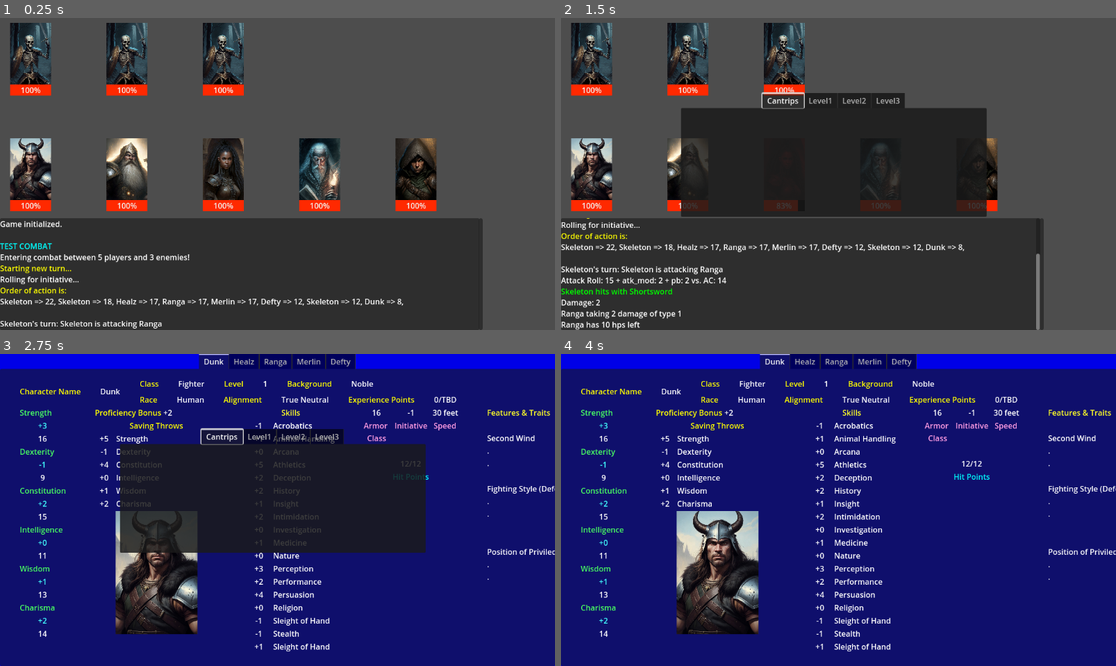
Above: before the commit, frames 1-4 (two rows, left to right).
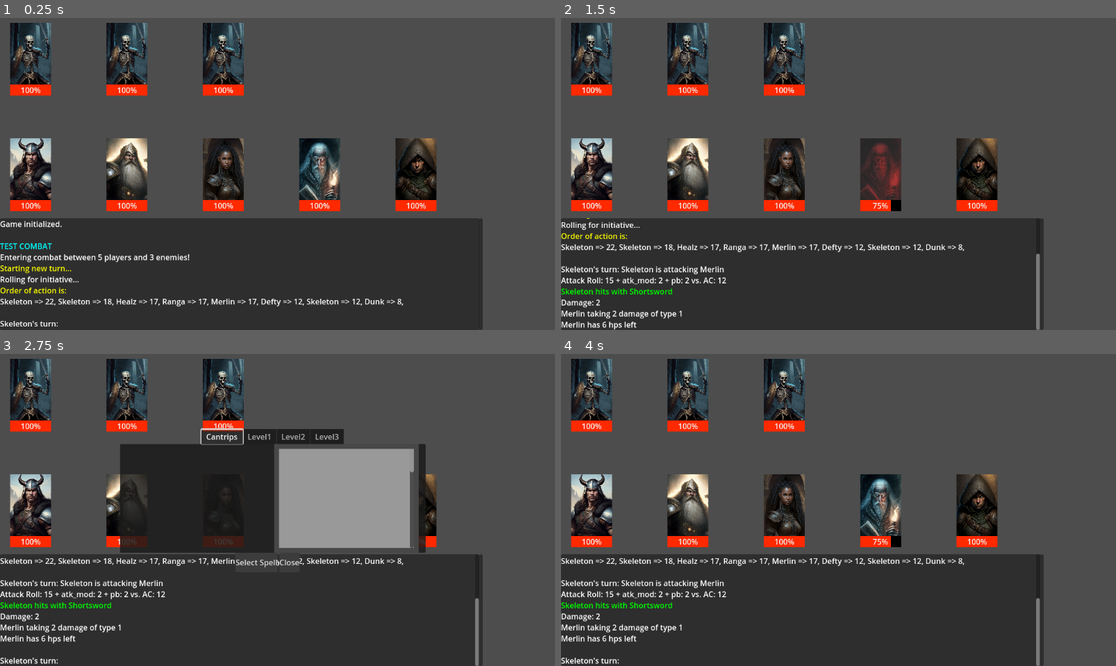
Above: after the commit, the same moments.

Repository: PaulHeraty/herra-dnd
Game: Godot game, scene res://scenes/Main.tscn
Same seed, same stepped clock (60 frames per second), same inputs: the game is played once before the commit and once after it. Sound files missing from this copy of the repository are replaced by a short silence.
Inputs (mouse positions are in pixels of both pictures, inside the frame that each line leads up to):
- Up to frame 1 (0.25 s): no input
- Up to frame 2 (1.5 s): tap Enter at 0.5 s; hold S (show_spell_book, bound only before the commit) 0.53-1.28 s; tap Space (Advance) at 1.25, 1.35 s
- Up to frame 3 (2.75 s): tap S (show_spell_book, bound only before the commit) at 1.55, 2.3 s; hold P (show_party_sheet) from 2.03 s (still down)
- Up to frame 4 (4 s): release P (show_party_sheet) at 2.75 s; click (816, 563) at 2.75 s, where only the run after the commit has a clickable "Select Spell"; tap Enter at 3.5 s; tap S (show_spell_book, bound only before the commit) at 3.6 s

The runs differ from the first frame. In frame 1, 0.2% of the frame differs, in the area x 10-30%, y 97-100%; in frame 2, 18%; in frame 3, 89%; in frame 4, 99%, in the area x 0-100%, y 0-100%.

Commit message:
Combat loop now allows you to do a melee attack (default) or open the spellbook (P key) and select a spell to cast. Also added in spell descriptions in the spellbook.

Diff:
--- a/autoload/CombatManager.gd
+++ b/autoload/CombatManager.gd
@@ -1,11 +1,20 @@
 extends Node
 
+signal player_action_chosen
+
 var turn_order: Array[CombatEntity] = []
+var target: CombatEntity = null
 var current_actor: CombatEntity = null
-var target: CombatEntity = null
 var players_alive: bool
 var enemies_alive: bool
 var combat_over: bool = false
+var chosen_spell: Spell = null
+
+func _ready() -> void:
+	SpellBook.spell_selected.connect(_on_spell_selected)
+	SpellBook.spellbook_cancelled.connect(_on_spell_cancelled)
+	EnemyManager.enemy_selected.connect(_on_enemy_selected)
+	pass
 
 func _unhandled_input(event: InputEvent) -> void:
 	if event.is_action_pressed("show_spell_book"):
@@ -14,6 +23,7 @@
 		else:
 			SpellBook.hide_spell_book()
 		get_viewport().set_input_as_handled()
+	pass
 
 func enter_combat() -> void:
 	players_alive = true
@@ -33,7 +43,9 @@
 	determine_initiative_order()
 
 	for actor in turn_order:
+		target = null
 		current_actor = actor
+		chosen_spell = null
 		check_party_alive()
 		check_enemies_alive()
 
@@ -47,29 +59,42 @@
 
 		GameLog.add_entry("\n" + actor.entity_name + "'s turn: ")
 
-		# Choose action (attack, cast, etc)
-		if actor.entity_name == "Healz":
-			SpellBook.show_spell_book(actor)
-			var chosen_spell = await SpellBook.spell_selected
-			GameLog.add_entry("Selected spell: " + chosen_spell.name + "\n")
-			await get_spell_target(chosen_spell)
-			await actor.cast_spell(chosen_spell, target)
-		elif actor.entity_name == "Merlin":
-			SpellBook.show_spell_book(actor)
-			var chosen_spell = await SpellBook.spell_selected
-			GameLog.add_entry("Selected spell: " + chosen_spell.name + "\n")
-			await get_spell_target(chosen_spell)
-			await actor.cast_spell(chosen_spell, target)
+		if actor.entity_type == actor.ENTITY_TYPE.PLAYER:
+			await handle_player_turn(actor)
 		else:
-			# Select target
-			await select_target(actor)
-			GameLog.add_entry(actor.entity_name + " is attacking " + target.entity_name + "\n")
-			if actor.entity_type == actor.ENTITY_TYPE.ENEMY:
-				await GameLog.advance # wait for keypress
-			await make_attack(actor)
+			await perform_ai_action(actor)
 
 		await get_tree().create_timer(0.5).timeout
 	GameLog.add_entry("End of turn...\n\n")
+	pass
+
+func handle_player_turn(actor: CombatEntity):
+	GameLog.add_entry("Awaiting target selection or spell choice...\n")
+	await player_action_chosen
+
+	if chosen_spell:
+		GameLog.add_entry("Selected spell: " + chosen_spell.name + "\n")
+		await get_spell_target(chosen_spell)
+		await actor.cast_spell(chosen_spell, target)
+	elif target:
+		await handle_melee_attack(actor)
+	else:
+		GameLog.add_entry("No action selected.\n")
+	# Add other actions here
+	pass
+
+func handle_melee_attack(actor: CombatEntity):
+	if actor.entity_type == actor.ENTITY_TYPE.ENEMY:
+		get_random_player_target()
+	#await select_target(actor)
+	GameLog.add_entry(actor.entity_name + " is attacking " + target.entity_name + "\n")
+	await make_attack(actor)
+	pass
+
+func perform_ai_action(actor: CombatEntity):
+	# Right now it just performs a melee attack on a random player
+	await GameLog.advance # wait for keypress
+	handle_melee_attack(actor)
 	pass
 
 func get_spell_target(spell: Spell) -> void:
@@ -97,34 +122,22 @@
 		combat_over = true
 	pass
 
-func select_target(actor: CombatEntity) -> void:
-	if actor.entity_type == actor.ENTITY_TYPE.PLAYER:
-		await select_target_for_player_turn()
-	else:
-		get_player_target()
-
-#func get_first_enemy() -> ICombatEntity:
-	#var _remaining_enemies: Array[ICombatEntity] = []
-	#for actor in turn_order:
-		#if actor.entity_type == actor.ENTITY_TYPE.ENEMY and actor.is_alive:
-			#return actor
-	#return null
-
 func select_target_for_player_turn():
 	if enemies_alive == false:
 		return
 	GameLog.add_entry("[color=orange]Select a target.\n[/color]")
 	var signal_args = await EnemyManager.enemy_selected
 	target = signal_args
-
+	pass
 
 func chose_player_spell_target():
 	GameLog.add_entry("[color=orange]Select a player target.\n[/color]")
 	var signal_args = await PartyManager.player_selected
 	GameLog.add_entry("[color=orange]Selected player: [/color]" + signal_args.entity_name + "\n")
 	target = signal_args
-
-func get_player_target() -> void:
+	pass
+
+func get_random_player_target() -> void:
 	var remaining_players: Array[CombatEntity] = []
 	for actor in turn_order:
 		if actor == null:
@@ -133,6 +146,7 @@
 			remaining_players.append(actor)
 	var target_index = randi_range(0, remaining_players.size()-1)
 	target = remaining_players[target_index]
+	pass
 
 func determine_initiative_order() -> void:
 	# make a DEX roll (inc dex mod) per mob/PC
@@ -159,6 +173,7 @@
 	for actor in turn_order:
 		GameLog.add_entry(actor.entity_name + " => " + str(actor.initiative) + ", ")
 	GameLog.add_entry("\n")
+	pass
 
 func make_attack(attacker: CombatEntity) -> void:
 	# attack roll
@@ -176,3 +191,17 @@
 		# Need await here to ensure that enemy is correctly killed as needed
 		await target.take_damage(dmg_type, dmg_amount)
 	pass
+
+func _on_spell_selected(spell: Spell) -> void:
+	chosen_spell = spell
+	player_action_chosen.emit()
+	pass
+
+func _on_enemy_selected(selected_enemy: CombatEntity) -> void:
+	target = selected_enemy
+	player_action_chosen.emit()
+	pass
+
+func _on_spell_cancelled() -> void:
+	chosen_spell = null
+	pass
--- a/characters/PlayerCharacter.gd
+++ b/characters/PlayerCharacter.gd
@@ -146,7 +146,7 @@
 	audio_stream_player.stream = spell.spell_sound
 	audio_stream_player.play()
 	await audio_stream_player.finished
-	spell.cast(self, target)
+	await spell.cast(self, target)
 	pass
 
 func award_xp(xp: int) -> void:
--- a/project.godot
+++ b/project.godot
@@ -46,6 +46,6 @@
 }
 show_spell_book={
 "deadzone": 0.2,
-"events": [Object(InputEventKey,"resource_local_to_scene":fa …(141 unchanged characters)… ":false,"keycode":0,"physical_keycode":83,"key_label":0,"unicode":115,"location":0,"echo":false,"script":null)
+"events": [Object(InputEventKey,"resource_local_to_scene":fa …(141 unchanged characters)… ":false,"keycode":0,"physical_keycode":80,"key_label":0,"unicode":112,"location":0,"echo":false,"script":null)
 ]
 }
--- a/scenes/Main.tscn
+++ b/scenes/Main.tscn
@@ -22,6 +22,7 @@
 offset_right = -156.0
 grow_horizontal = 2
 grow_vertical = 0
+mouse_filter = 2
 
 [node name="Panel" type="Panel" parent="GameLog/Control"]
 layout_mode = 1
@@ -33,6 +34,7 @@
 offset_right = -1.0
 grow_horizontal = 2
 grow_vertical = 0
+mouse_filter = 2
 
 [node name="ScrollContainer" type="ScrollContainer" parent="GameLog/Control/Panel"]
 layout_mode = 1
@@ -42,6 +44,7 @@
 offset_right = 7.0
 grow_horizontal = 2
 grow_vertical = 2
+mouse_filter = 2
 follow_focus = true
 horizontal_scroll_mode = 0
 vertical_scroll_mode = 2
@@ -50,6 +53,7 @@
 layout_mode = 2
 size_flags_horizontal = 3
 size_flags_vertical = 3
+mouse_filter = 2
 bbcode_enabled = true
 scroll_following = true
 
--- a/scenes/UI/SpellSheet/SpellBook.tscn
+++ b/scenes/UI/SpellSheet/SpellBook.tscn
@@ -1,12 +1,19 @@
-[gd_scene load_steps=3 format=3 uid="uid://be3g0j2cydk7t"]
+[gd_scene load_steps=5 format=3 uid="uid://be3g0j2cydk7t"]
 
 [ext_resource type="Script" uid="uid://cvg4cnnwy1c07" path="res://scenes/UI/SpellSheet/spell_book.gd" id="1_3lvro"]
 [ext_resource type="PackedScene" uid="uid://dbushinwbpj5x" path="res://scenes/UI/SpellSheet/SpellSheet.tscn" id="2_57fh2"]
+
+[sub_resource type="StyleBoxFlat" id="StyleBoxFlat_3lvro"]
+bg_color = Color(0.23392546, 0.23392549, 0.23392531, 1)
+
+[sub_resource type="StyleBoxFlat" id="StyleBoxFlat_57fh2"]
+bg_color = Color(0.43519226, 0.4351923, 0.43519217, 1)
 
 [node name="SpellBook" type="CanvasLayer"]
 script = ExtResource("1_3lvro")
 
 [node name="Control" type="Control" parent="."]
+z_index = 1
 layout_mode = 3
 anchors_preset = 0
 offset_left = 229.0
@@ -46,3 +53,22 @@
 [node name="Level3" parent="Control/TabContainer" instance=ExtResource("2_57fh2")]
 layout_mode = 2
 metadata/_tab_index = 3
+
+[node name="HBoxContainer" type="HBoxContainer" parent="Control"]
+layout_mode = 0
+offset_left = 260.0
+offset_top = 250.0
+offset_right = 409.0
+offset_bottom = 290.0
+
+[node name="SelectSpell" type="Button" parent="Control/HBoxContainer"]
+layout_mode = 2
+theme_override_styles/normal = SubResource("StyleBoxFlat_3lvro")
+theme_override_styles/hover = SubResource("StyleBoxFlat_57fh2")
+text = "Select Spell"
+
+[node name="Close" type="Button" parent="Control/HBoxContainer"]
+layout_mode = 2
+theme_override_styles/normal = SubResource("StyleBoxFlat_3lvro")
+theme_override_styles/hover = SubResource("StyleBoxFlat_57fh2")
+text = "Close"
--- a/scenes/UI/SpellSheet/SpellSheet.tscn
+++ b/scenes/UI/SpellSheet/SpellSheet.tscn
@@ -1,6 +1,17 @@
-[gd_scene load_steps=2 format=3 uid="uid://dbushinwbpj5x"]
+[gd_scene load_steps=3 format=3 uid="uid://dbushinwbpj5x"]
 
 [ext_resource type="Script" uid="uid://docptaq4ah411" path="res://scenes/UI/SpellSheet/spell_sheet.gd" id="1_yp2if"]
+
+[sub_resource type="StyleBoxFlat" id="StyleBoxFlat_b3ul0"]
+content_margin_left = 10.0
+content_margin_top = 10.0
+content_margin_right = 10.0
+content_margin_bottom = 10.0
+border_width_left = 10
+border_width_top = 10
+border_width_right = 10
+border_width_bottom = 10
+border_color = Color(0.2775277, 0.27752778, 0.27752754, 1)
 
 [node name="SpellSheet" type="Control"]
 layout_mode = 3
@@ -12,10 +23,49 @@
 offset_right = 634.0
 offset_bottom = 226.0
 
-[node name="VBoxContainer" type="VBoxContainer" parent="Panel"]
+[node name="HBoxContainer" type="HBoxContainer" parent="Panel"]
 layout_mode = 1
 anchors_preset = 15
 anchor_right = 1.0
 anchor_bottom = 1.0
 grow_horizontal = 2
 grow_vertical = 2
+theme_override_constants/separation = 20
+
+[node name="ScrollContainer" type="ScrollContainer" parent="Panel/HBoxContainer"]
+custom_minimum_size = Vector2(300, 0)
+layout_mode = 2
+size_flags_horizontal = 0
+
+[node name="VBoxContainer" type="VBoxContainer" parent="Panel/HBoxContainer/ScrollContainer"]
+layout_mode = 2
+size_flags_horizontal = 3
+size_flags_vertical = 3
+theme_override_constants/separation = 10
+
+[node name="Panel" type="Panel" parent="Panel/HBoxContainer"]
+custom_minimum_size = Vector2(300, 0)
+layout_mode = 2
+theme_override_styles/panel = SubResource("StyleBoxFlat_b3ul0")
+
+[node name="ScrollContainer" type="ScrollContainer" parent="Panel/HBoxContainer/Panel"]
+layout_mode = 1
+anchors_preset = 15
+anchor_right = 1.0
+anchor_bottom = 1.0
+offset_left = 10.0
+offset_top = 10.0
+offset_right = -10.0
+offset_bottom = -10.0
+grow_horizontal = 2
+grow_vertical = 2
+horizontal_scroll_mode = 0
+vertical_scroll_mode = 2
+
+[node name="RichTextLabel" type="RichTextLabel" parent="Panel/HBoxContainer/Panel/ScrollContainer"]
+custom_minimum_size = Vector2(0, 1000)
+layout_mode = 2
+size_flags_horizontal = 3
+bbcode_enabled = true
+scroll_active = false
+autowrap_trim_flags = 0
--- a/scenes/UI/SpellSheet/spell_book.gd
+++ b/scenes/UI/SpellSheet/spell_book.gd
@@ -3,20 +3,29 @@
 signal shown
 signal hidden
 signal spell_selected(spell: Spell)
+signal spellbook_cancelled
 
-@onready var tab: TabContainer = $Control/TabContainer
+
+@onready var tabs: TabContainer = $Control/TabContainer
+@onready var select_button: Button = $Control/HBoxContainer/SelectSpell
+@onready var close_button: Button = $Control/HBoxContainer/Close
 
 var is_shown: bool = false
+var _highlighted_spell: Spell = null
 
 func _ready() -> void:
 	hide_spell_book()
+	if not select_button.pressed.is_connected(_on_select_spell_pressed):
+		select_button.pressed.connect(_on_select_spell_pressed)
+	if not close_button.pressed.is_connected(_on_close_pressed):
+		close_button.pressed.connect(_on_close_pressed)
 	pass
 
 func show_spell_book(actor: CombatEntity) -> void:
 	visible = true
 	refresh_tabs(actor)
-	tab.current_tab = 0
-	tab.get_tab_bar().grab_focus()
+	tabs.current_tab = 0
+	tabs.get_tab_bar().grab_focus()
 	is_shown = true
 	shown.emit()
 	pass
@@ -29,12 +38,12 @@
 
 func refresh_tabs(actor: CombatEntity) -> void:
 	var known_spells: Array[Spell] = actor.known_spells
-	for i in tab.get_tab_count():
-		var sheet: SpellSheet = tab.get_child(i)
+	for i in tabs.get_tab_count():
+		var sheet: SpellSheet = tabs.get_child(i)
 		var spells_of_this_level: Array[Spell] = get_spells_by_level(known_spells, i)
 		sheet.set_spells(spells_of_this_level)
-		if not sheet.spell_selected.is_connected(_on_spell_selected):
-			sheet.spell_selected.connect(_on_spell_selected)
+		if not sheet.spell_highlighted.is_connected(_on_spell_highlighted):
+			sheet.spell_highlighted.connect(_on_spell_highlighted)
 	pass
 
 func get_spells_by_level(known_spells: Array[Spell], level: int) -> Array[Spell]:
@@ -44,7 +53,22 @@
 			spells.append(spell)
 	return spells
 
-func _on_spell_selected(spell):
+func _on_spell_highlighted(spell):
+	_highlighted_spell = spell
+	select_button.disabled = false
+	GameLog.add_entry("Highlighted spell: " + spell.name + "\n")
+
+func _on_select_spell_pressed():
 	visible = false
-	GameLog.add_entry("Selected spell: " + spell.name + "\n")
-	emit_signal("spell_selected", spell)
+	is_shown = false
+	hidden.emit()
+	if _highlighted_spell:
+		GameLog.add_entry("Selected spell: " + _highlighted_spell.name + "\n")
+		emit_signal("spell_selected", _highlighted_spell)
+
+func _on_close_pressed():
+	visible = false
+	is_shown = false
+	hidden.emit()
+	GameLog.add_entry("No spell selected.\n")
+	emit_signal("spellbook_cancelled")
--- a/scenes/UI/SpellSheet/spell_sheet.gd
+++ b/scenes/UI/SpellSheet/spell_sheet.gd
@@ -1,14 +1,12 @@
 class_name SpellSheet extends Control
 
-signal spell_selected(spell: Spell)
+signal spell_highlighted(spell: Spell)
 
-@onready var spell_list := $Panel/VBoxContainer
+@onready var spell_list: VBoxContainer = $Panel/HBoxContainer/ScrollContainer/VBoxContainer
+@onready var description: RichTextLabel = $Panel/HBoxContainer/Panel/ScrollContainer/RichTextLabel
 
 var spell_menu_is_shown: bool = false
-
-func _ready() -> void:
-	#visible = false
-	pass
+var _current_spell: Spell = null
 
 func set_spells(spells: Array[Spell]):
 	visible = true
@@ -18,13 +16,53 @@
 		var btn = Button.new()
 		btn.text = spell.name
 		btn.size_flags_horizontal = Control.SIZE_EXPAND_FILL
-		btn.pressed.connect(_on_spell_pressed.bind(spell))
+		btn.pressed.connect(_on_spell_pressed.bind(spell, btn))
 		spell_list.add_child(btn)
 
-func _on_spell_pressed(spell):
-	#visible = false
-	emit_signal("spell_selected", spell)
+func _on_spell_pressed(spell: Spell, button: Button):
+	_deselect_all_except(button)
+	_current_spell = spell
+	description.text = spell_description(spell)
+	emit_signal("spell_highlighted", spell)
+
+func format_spell_text(raw: String) -> String:
+	var text := raw.strip_edges()
+	text = text.replace("\\n", "[NEWLINE]")
+	text = text.replace("\n", "")
+	text = text.replace("[NEWLINE]", "\n")
+	return text
+
+func spell_description(spell: Spell) -> String:
+	var txt: String = "[b]Casting Time: [/b]"
+	if spell.bonus_action:
+		txt += "1 bonus action\n"
+	else:
+		txt += "1 action\n"
+
+	txt += "[b]Range: [/b]"
+	if spell.spell_range > 0:
+		txt += str(spell.spell_range) + " feet\n"
+	else:
+		txt += "Touch\n"
+
+	txt += "[b]Components: [/b]" + spell.components + "\n"
+	txt += "[b]Duration: [/b]: "
+	if spell.duration > 0:
+		txt += str(spell.duration)
+	else:
+		txt += "Instantneous"
+	txt += "\n\n"
+
+	txt += format_spell_text(spell.desc)
+	return txt
+
+func _deselect_all_except(active: Button):
+	for child in spell_list.get_children():
+		if child is Button and child != active:
+			child.button_pressed = false
 
 func clear_spells():
 	for child in spell_list.get_children():
 		child.queue_free()
+	description.text = ""
+	_current_spell = null
--- a/spells/cure_wounds.gd
+++ b/spells/cure_wounds.gd
@@ -5,6 +5,18 @@
 	spell_type = SPELLTYPE.DEFENSIVE
 	level = 1
 	spell_sound = preload("res://audio/spells/heal-char.mp3")
+	spell_range = 0
+	duration = 0
+	bonus_action = false
+	components = "V,S"
+	desc = """
+	A creature you touch regains a number of hit points equal to 1d8 + your
+	spell casting ability modifier. The spell has no effect on undead or
+	constructs.\\n
+	  [b]At Higher Levels.[/b] When you cast this spell using a spell slot
+	of 2nd or higher level, the healing increases by 1d8 for each slot level
+	above 1st.
+	"""
 	pass
 
 func cast(caster: CombatEntity, target: CombatEntity):
--- a/spells/mage_armor.gd
+++ b/spells/mage_armor.gd
@@ -5,6 +5,16 @@
 	spell_type = SPELLTYPE.DEFENSIVE
 	level = 1
 	spell_sound = preload("res://audio/spells/heal-char.mp3")
+	spell_range = 120
+	duration = 480
+	bonus_action = false
+	components = "V,S,M"
+	desc = """
+	You touch a willing creature who isn't wearing armor, and a protective magical
+	force surrounds it until the spell ends. The target's base AC becomes 13 + its
+	Dexterity modifier. The spell ends early if the target dons armor or if you
+	dismiss the spell as an action.
+	"""
 	pass
 
 func cast(_caster: CombatEntity, target: CombatEntity):
--- a/spells/magic_missile.gd
+++ b/spells/magic_missile.gd
@@ -5,6 +5,17 @@
 	spell_type = SPELLTYPE.OFFENSIVE
 	level = 1
 	spell_sound = preload("res://audio/spells/magic-missiles-wizard-spell-missiles-magic-spookymodem.mp3")
+	spell_range = 120
+	duration = 0
+	bonus_action = false
+	components = "V,S"
+	desc = """
+	You create three glowing darts of magical force. Each dart hits a creature of your choice
+	within range that you can see. A dart deals 1d4 + 1 force damage to its target. The darts
+	all strike simultaneously, and you can direct them to hit one creature or several.\\n
+	  [b]At Higher Levels.[/b] When you case this spell using a spell slot of 2nd level or
+	higher, the spell creates one more dart for each slot level above 1st.
+	"""
 	pass
 
 func cast(_caster: CombatEntity, target: CombatEntity):
--- a/spells/sacred_flame.gd
+++ b/spells/sacred_flame.gd
@@ -5,6 +5,19 @@
 	spell_type = SPELLTYPE.OFFENSIVE
 	level = 0
 	spell_sound = preload("res://audio/spells/flame.mp3")
+	spell_range = 60
+	duration = 0
+	bonus_action = false
+	components = "V,S"
+	desc = """
+	Flame-like radiance descends on a creature within range that you can see. The target
+	must succeed on a Dexterity saving throw or take 1d8 radiant damage. The target gains
+	no benefit from cover for this saving throw.\\n
+	  The spell's damage increases by 1d8 when you reach 5th level (2d8), 11th level (3d8)
+	an 17th level (4d8).
+	"""
+	pass
+
 func cast(caster: CombatEntity, target: CombatEntity):
 	GameLog.add_entry("Casting sacred flame on " + target.entity_name + "\n")
 	# First target makes a dexterity check
--- a/spells/spell.gd
+++ b/spells/spell.gd
@@ -3,8 +3,13 @@
 enum SPELLTYPE {OFFENSIVE, DEFENSIVE, SUMMON}
 
 var name: String
+var level: int
 var spell_type: SPELLTYPE
-var level: int
+var desc: String
+var spell_range: int
+var duration: int
+var bonus_action: bool = false
+var components: String
 var spell_sound: AudioStream
 
 func cast(_caster: CombatEntity, _target: CombatEntity):
